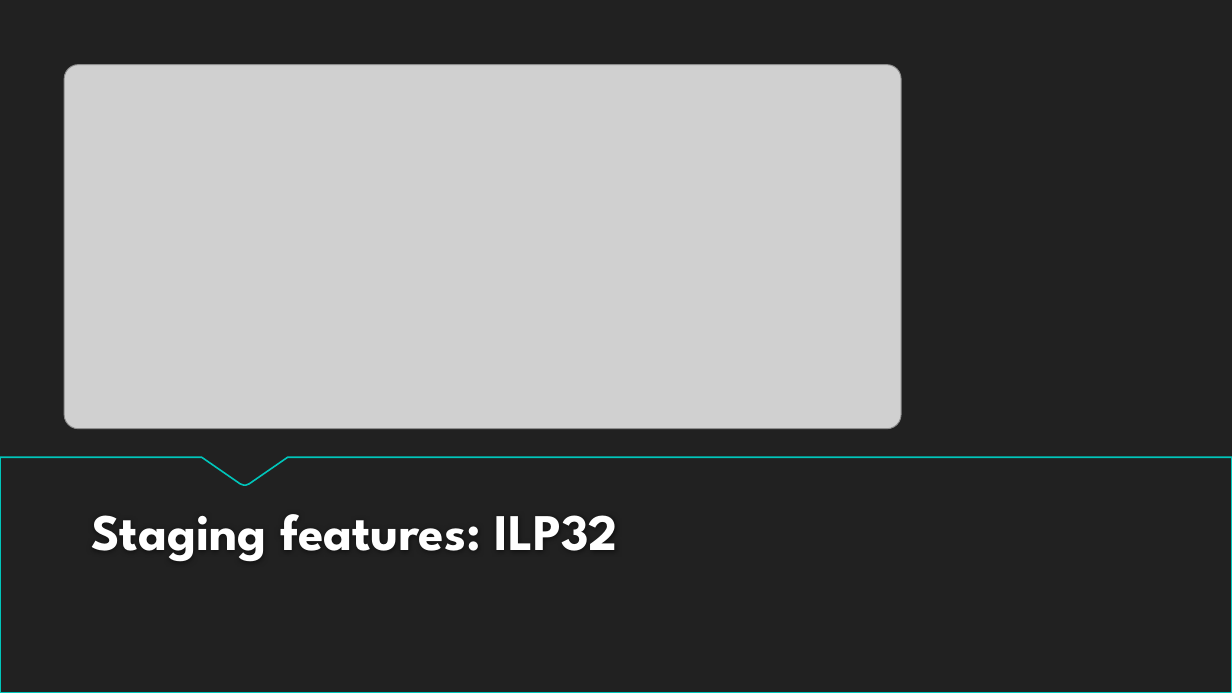
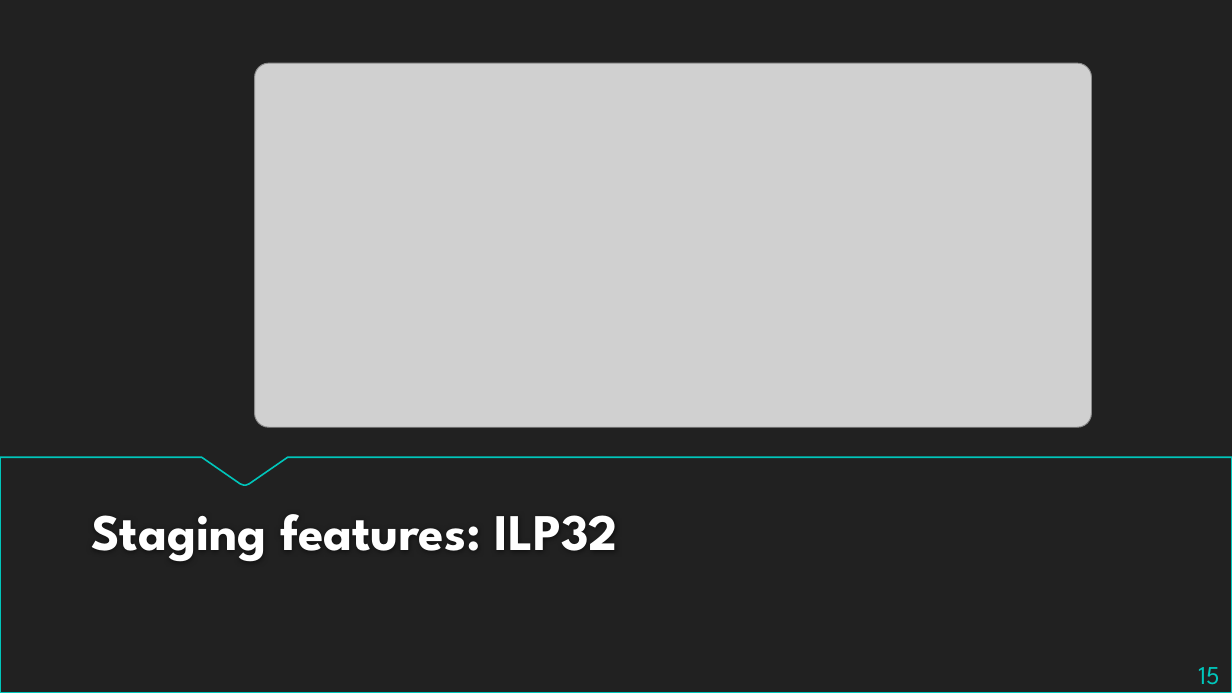
Before and after one commit to bjzhang/bjzhang.github.io, a slide deck: slide 15 of _drafts/Recent_Linux_kernel.pptx. Drawn at 1232x693 pixels with LibreOffice and Linux fonts; fonts in the diff are those of the drawing; grey boxes stand for pictures; background and template pictures are left out. Boxes give left, top, right and bottom in pixels: in the first picture for what was removed or moved away, otherwise in the second. Text is boxed around its words. In the diff, an @@ line names an element or a change of style, - is before the commit and + after.

```diff
--- a/_drafts/Recent_Linux_kernel.pptx
+++ b/_drafts/Recent_Linux_kernel.pptx
@@ picture: place and size @@
-picture at [64, 65, 901, 429]
+picture at [255, 63, 1092, 427]
@@ page number added at [1198, 667, 1219, 685], 20 pt, text #00C6BB @@
+15
```
Also in this commit, not shown: 15 other slides changed, 1 slide added, 1 slide removed, 2 other files.
